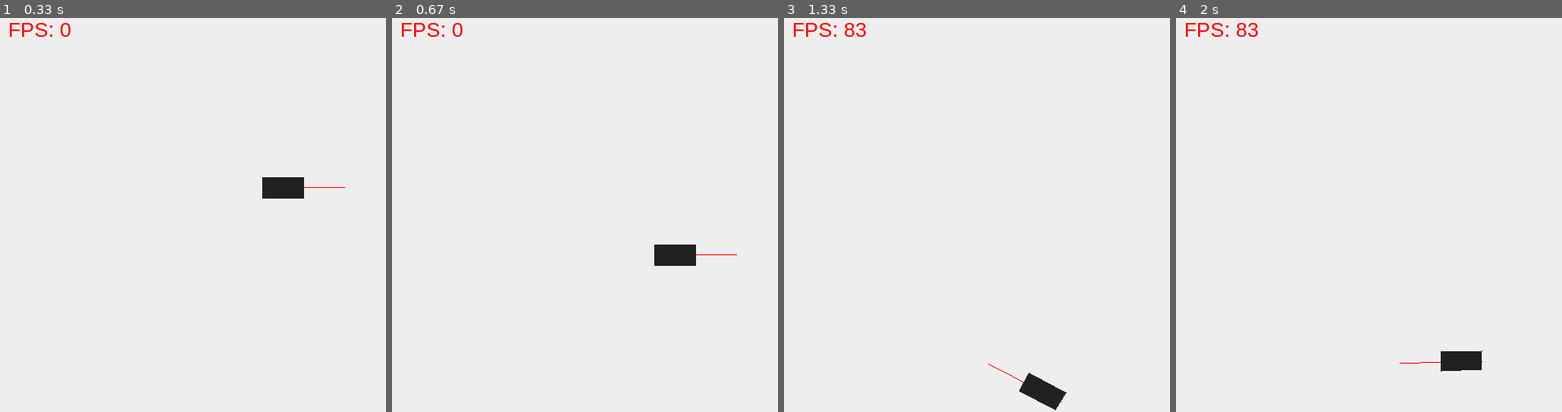
Above: before the commit, frames 1-4 (left to right).
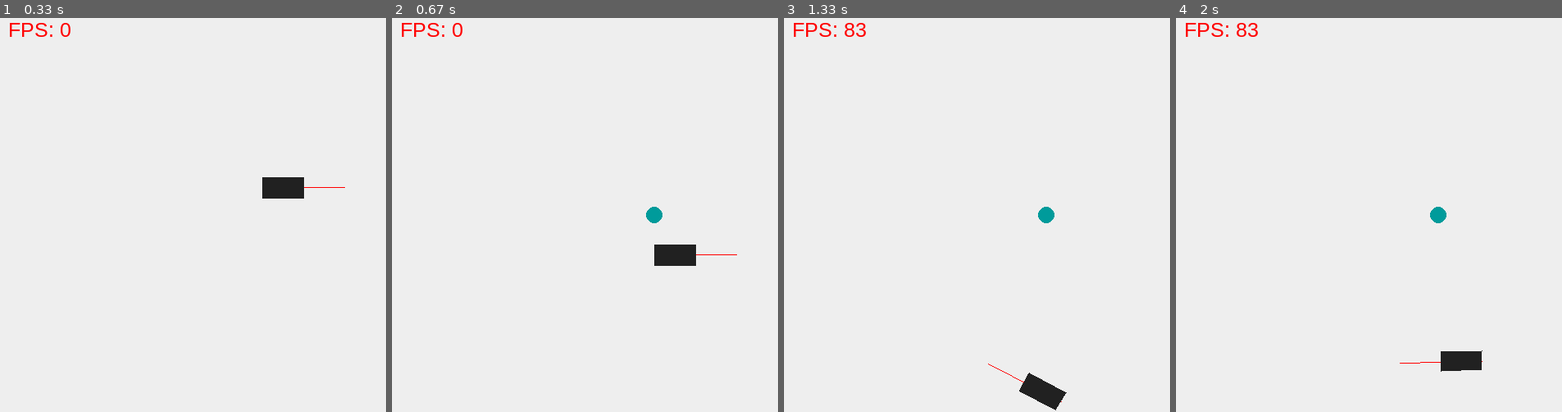
Above: after the commit, the same moments.

Repository: Gunlek/PyGame-Rocket
Game: pygame game, started from Simple_animation.py
Two runs of this game, one before a commit and one after it. Both use one fixed random seed, a clock stepped at 60 frames per second and the inputs below.
Inputs (mouse positions are in pixels of both pictures, inside the frame that each line leads up to):
- Up to frame 1 (0.33 s): no input
- Up to frame 2 (0.67 s): click (654, 215) at 0.38 s
- Up to frame 3 (1.33 s): hold Right 0.67-1.13 s; tap Space at 0.73, 1.03, 1.23 s; hold Right from 1.17 s (still down)
- Up to frame 4 (2 s): tap Space at 1.53, 1.73 s; release Right at 1.63 s; hold Left from 1.67 s (still down)

Frame 1 is identical in both runs. In frame 2, 0.1% of the frame differs, in the area x 65-71%, y 47-53%; in frame 3, 0.1%; in frame 4, 0.1%.

Commit message:
Implemented target placement using left mouse button

Diff:
--- a/Simple_animation.py
+++ b/Simple_animation.py
@@ -26,7 +26,7 @@
 acc = gravity
 speed = [0, 0]
 enableFloor = True          # is there a floor on the down side of the frame
-enablePhysic = True        # Enable or disable gravity effect
+enablePhysic = True         # Enable or disable gravity effect
 
 rightKeyDown = False
 leftKeyDown = False
@@ -37,12 +37,13 @@
 rocket_pos = [[win_width//2, win_height], math.pi/2]
 rocketVector = [[win_width//2, win_height], [0, 1]]
 
+targetCoords = [0, 0]
+targetDefined = False
+
 
 def renderPhysics(actualRocketPos, deltaT):
+    global speed
     newPhysicCoords = actualRocketPos
-    global speed
-    global acc
-    global rocketVector
     if rocketVector[0][1] < win_height or speed!=0:
         acc = gravity
         dvy = acc*deltaT
@@ -60,26 +61,21 @@
     return newPhysicCoords
 
 def setRocketSpeed(newSpeed):
-    global speed
     speed[0] = newSpeed[0]
     speed[1] = newSpeed[1]
 
 def getRocketSpeed():
-    global speed
     return (speed[0], speed[1])
 
 def setRocketAcceleration(newAcceleration):
-    global acc
     acc = newAcceleration
 
 def moveRocket(newRocketPos):
-    global rocketVector
     rocketVector[0] = newRocketPos
     rocketVector[1] = getRocketVector()[1]
 
 
 def drawRocket():
-    global rocketVector
     rocketAngle = getVectorAngle(rocketVector[1])
     point_1 = [int(rocketVector[0][0]+math.sin(rocketAngle)*rocket_height/2), int(rocketVector[0][1]+math.cos(rocketAngle)*rocket_height/2)]
     point_2 = [int(point_1[0]+math.cos(rocketAngle)*rocket_width), int(point_1[1]-math.sin(rocketAngle)*rocket_width)]
@@ -87,14 +83,9 @@
     point_4 = [int(point_3[0]-math.cos(rocketAngle)*rocket_width), int(point_3[1]+math.sin(rocketAngle)*rocket_width)]
 
     rocket = pygame.draw.polygon(win, GREY, [point_1, point_2, point_3, point_4])
-    #rocket = pygame.draw.line(win, GREY, point_1, point_2)
-    #rocket =pygame.draw.line(win, GREY, point_2, point_3)
-    #pygame.draw.line(win, GREY, point_3, point_4)
-    #pygame.draw.line(win, GREY, point_4, point_1)
     return rocket
 
 def getRocketVector():
-    global rocketVector
     angle = getVectorAngle(rocketVector[1])
     point_1 = [rocketVector[0][0], rocketVector[0][1]]
     point_2 = [point_1[0]+math.cos(angle)*rocket_width*2, point_1[1]+math.sin(angle)*rocket_width*2]
@@ -123,14 +114,18 @@
     return [xPos, yPos]
 
 def eventHandler():
-    global rocketVector
-    global rightKeyDown
-    global leftKeyDown
-    global spaceKeyDown
+    global targetCoords
+    global targetDefined
     rightKeyDown = pygame.key.get_pressed()[K_RIGHT]
     leftKeyDown = pygame.key.get_pressed()[K_LEFT]
     spaceKeyDown = pygame.key.get_pressed()[K_SPACE]
     angle = getVectorAngle(rocketVector[1])
+    for e in pygame.event.get():
+        if e.type == MOUSEBUTTONDOWN and e.button == 1 and targetDefined == False:
+            xPos = e.pos[0]
+            yPos = e.pos[1]
+            targetCoords = [xPos, yPos]
+            targetDefined = True
     if leftKeyDown:
         angle = getVectorAngle(rocketVector[1])
         rocketVector[1] = setVectorAngle(rocketVector[1], angle+math.pi/200)
@@ -143,7 +138,6 @@
 
 def updateDisplay(deltaT):
     global rocketVector
-    global FPS
     win.fill(WHITE)
     if enablePhysic:
         newCoords = renderPhysics(rocketVector[0], deltaT)
@@ -151,11 +145,12 @@
         newCoords = rocketVector[0]
     rocketVector[0] = newCoords
     moveRocket(newCoords)
-    #angle = getVectorAngle(rocketVector[1])
-    #rocketVector[1] = setVectorAngle(rocketVector[1], angle)
     rocketVector = getRocketVector()
     drawVector(rocketVector[0], rocketVector[1])
     drawRocket()
+
+    if targetDefined:
+        pygame.draw.circle(win, (0, 155, 155), targetCoords, 10)
 
     FPSCounterText = pygame.font.SysFont('arial', 25)
     FPSCounter = FPSCounterText.render("FPS: "+str(FPS), 1, (255, 0, 0))
